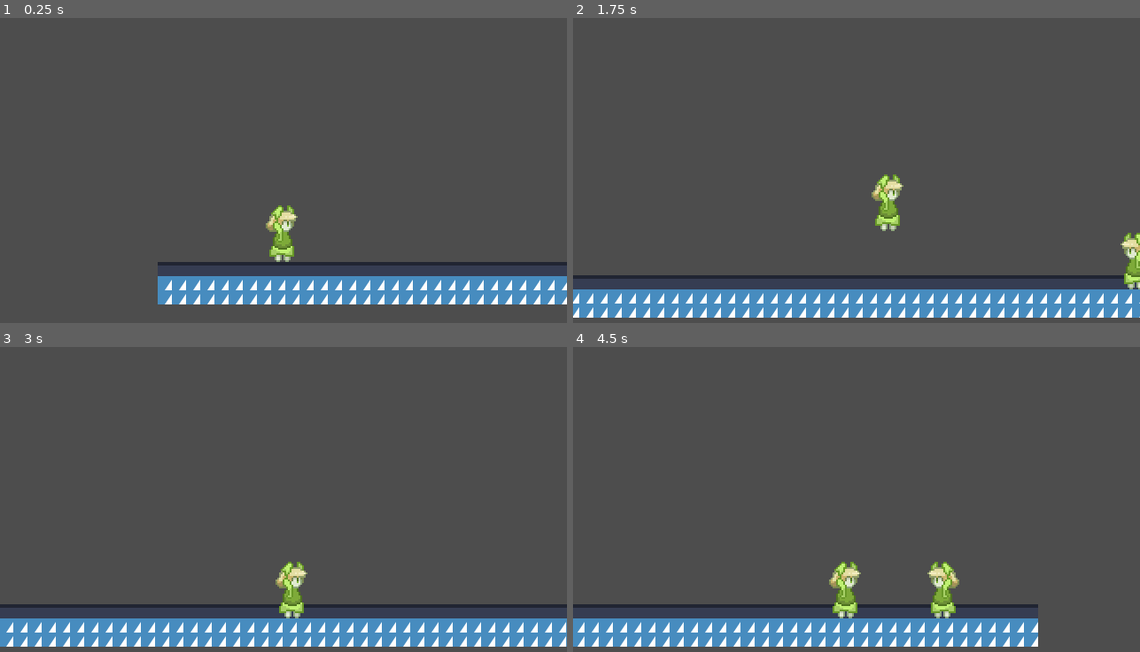
Above: before the commit, frames 1-4 (two rows, left to right).
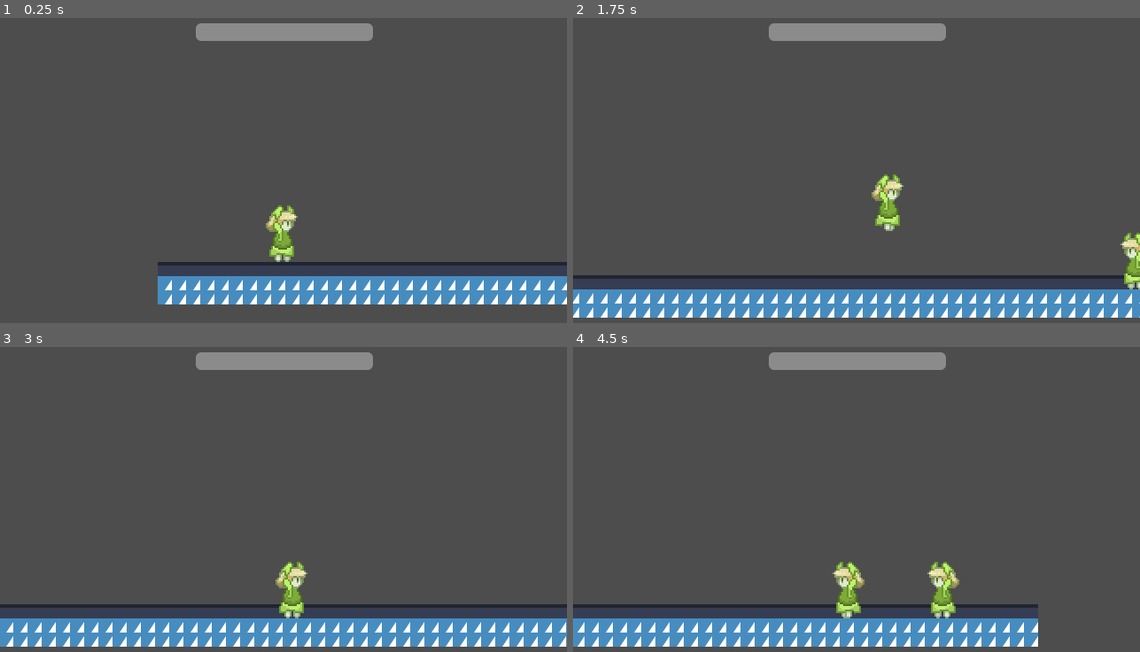
Above: after the commit, the same moments.

Repository: smoll24/Buzzworthy
Game: Godot game, scene res://scenes/levels/Test_Scene.tscn
Two runs of this game, one before a commit and one after it. Both use one fixed random seed, a clock stepped at 60 frames per second and the inputs below. The engine's default icon, where the game draws it, is replaced by a stand-in: a white triangle on a blue panel in a dark square.
Inputs:
- Up to frame 1 (0.25 s): no input
- Up to frame 2 (1.75 s): tap Enter (ui_accept) at 0.5, 0.77, 1.52 s; hold Right (ui_right) from 0.53 s (still down)
- Up to frame 3 (3 s): release Right (ui_right) at 2.03 s; hold Left (ui_left) 2.03-2.78 s; hold Right (ui_right) from 2.78 s (still down)
- Up to frame 4 (4.5 s): tap Enter (ui_accept) at 3.02, 3.77 s; release Right (ui_right) at 4.28 s; hold Left (ui_left) from 4.28 s (still down)

The runs differ from the first frame. In frame 1, 1.8% of the frame differs, in the area x 34-66%, y 1-8%; in frame 2, 1.8%; in frame 3, 1.8%; in frame 4, 2.4%, in the area x 34-66%, y 1-89%.

Commit message:
Added Globals and Healthbar to Overlay

Diff:
--- a/project.godot
+++ b/project.godot
@@ -14,6 +14,10 @@
 run/main_scene="res://scenes/levels/Test_Scene.tscn"
 config/features=PackedStringArray("4.3", "Forward Plus")
 config/icon="res://icon.svg"
+
+[autoload]
+
+Globals="*res://scripts/globals.gd"
 
 [dialogic]
 
--- a/scenes/characters/NPC_Test.tscn
+++ b/scenes/characters/NPC_Test.tscn
@@ -21,7 +21,7 @@
 [sub_resource type="RectangleShape2D" id="RectangleShape2D_kd6o3"]
 size = Vector2(28, 58)
 
-[node name="NpcTest" type="Area2D"]
+[node name="NpcTest" type="CharacterBody2D"]
 collision_layer = 4
 collision_mask = 7
 script = ExtResource("1_gb1rf")
--- a/scenes/characters/Player.tscn
+++ b/scenes/characters/Player.tscn
@@ -1,7 +1,21 @@
-[gd_scene load_steps=5 format=3 uid="uid://2jc4e4q5f0rc"]
+[gd_scene load_steps=10 format=3 uid="uid://2jc4e4q5f0rc"]
 
 [ext_resource type="Texture2D" uid="uid://bpqxbsnucghs" path="res://assets/characters/lunamoth.png" id="1_3wwe1"]
 [ext_resource type="Script" path="res://scripts/characters/player.gd" id="1_mkrog"]
+[ext_resource type="Texture2D" uid="uid://clgvru454n4wk" path="res://assets/characters/luna_walk2.png" id="3_4pxvq"]
+[ext_resource type="Texture2D" uid="uid://cwsmy0hxtnx36" path="res://assets/characters/luna_walk3.png" id="4_veekp"]
+
+[sub_resource type="AtlasTexture" id="AtlasTexture_syftv"]
+atlas = ExtResource("1_3wwe1")
+region = Rect2(0, 0, 32, 32)
+
+[sub_resource type="AtlasTexture" id="AtlasTexture_l4po6"]
+atlas = ExtResource("3_4pxvq")
+region = Rect2(0, 0, 32, 32)
+
+[sub_resource type="AtlasTexture" id="AtlasTexture_4mpa8"]
+atlas = ExtResource("4_veekp")
+region = Rect2(0, 0, 32, 32)
 
 [sub_resource type="SpriteFrames" id="SpriteFrames_n01n3"]
 animations = [{
@@ -11,6 +25,23 @@
 }],
 "loop": true,
 "name": &"default",
+"speed": 5.0
+}, {
+"frames": [{
+"duration": 1.0,
+"texture": SubResource("AtlasTexture_syftv")
+}, {
+"duration": 1.0,
+"texture": SubResource("AtlasTexture_l4po6")
+}, {
+"duration": 1.0,
+"texture": SubResource("AtlasTexture_4mpa8")
+}, {
+"duration": 1.0,
+"texture": SubResource("AtlasTexture_l4po6")
+}],
+"loop": true,
+"name": &"walk",
 "speed": 5.0
 }]
 
@@ -23,6 +54,7 @@
 
 [node name="AnimatedSprite2D" type="AnimatedSprite2D" parent="."]
 sprite_frames = SubResource("SpriteFrames_n01n3")
+animation = &"walk"
 
 [node name="CollisionShape2D" type="CollisionShape2D" parent="."]
 position = Vector2(-1, 0)
--- a/scenes/levels/Overlay.tscn
+++ /dev/null
@@ -1,3 +0,0 @@
-[gd_scene format=3 uid="uid://cuka1chubvkbq"]
-
-[node name="Overlay" type="Node2D"]
--- a/scenes/levels/Test_Scene.tscn
+++ b/scenes/levels/Test_Scene.tscn
@@ -1,9 +1,10 @@
-[gd_scene load_steps=7 format=4 uid="uid://dkjdwfhfs38d4"]
+[gd_scene load_steps=8 format=4 uid="uid://dkjdwfhfs38d4"]
 
 [ext_resource type="Texture2D" uid="uid://dd0vcq81oph13" path="res://icon.svg" id="1_1okjv"]
 [ext_resource type="Script" path="res://scripts/levels/test_scene.gd" id="1_gyqdb"]
 [ext_resource type="PackedScene" uid="uid://2jc4e4q5f0rc" path="res://scenes/characters/Player.tscn" id="2_phqok"]
 [ext_resource type="PackedScene" uid="uid://c8qtmicicbaw2" path="res://scenes/characters/NPC_Test.tscn" id="3_i8arx"]
+[ext_resource type="PackedScene" uid="uid://cuka1chubvkbq" path="res://scenes/ui/Overlay.tscn" id="5_j26ut"]
 
 [sub_resource type="TileSetAtlasSource" id="TileSetAtlasSource_7pf6h"]
 texture = ExtResource("1_1okjv")
@@ -157,6 +158,7 @@
 collision_mask = 6
 
 [node name="NpcTest" parent="." instance=ExtResource("3_i8arx")]
-position = Vector2(564, 296)
+position = Vector2(564, 273)
 scale = Vector2(-1, 1)
-collision_mask = 1
+
+[node name="Overlay" parent="." instance=ExtResource("5_j26ut")]
--- /dev/null
+++ b/scenes/ui/Overlay.tscn
@@ -0,0 +1,31 @@
+[gd_scene load_steps=2 format=3 uid="uid://cuka1chubvkbq"]
+
+[ext_resource type="Script" path="res://scripts/ui/overlay.gd" id="1_v82of"]
+
+[node name="Overlay" type="CanvasLayer"]
+script = ExtResource("1_v82of")
+metadata/_edit_use_anchors_ = true
+
+[node name="VBoxContainer" type="VBoxContainer" parent="."]
+anchors_preset = -1
+anchor_left = 0.019
+anchor_top = 0.028
+anchor_right = 0.987
+anchor_bottom = 0.981
+offset_left = -0.160001
+offset_top = -0.0799999
+offset_right = 0.319946
+offset_bottom = -0.160034
+grow_horizontal = 2
+grow_vertical = 2
+
+[node name="HBoxContainer" type="HBoxContainer" parent="VBoxContainer"]
+layout_mode = 2
+alignment = 1
+
+[node name="ProgressBar" type="ProgressBar" parent="VBoxContainer/HBoxContainer"]
+custom_minimum_size = Vector2(200, 20)
+layout_mode = 2
+max_value = 10.0
+value = 5.0
+show_percentage = false
--- a/scripts/characters/npc_test.gd
+++ b/scripts/characters/npc_test.gd
@@ -1,12 +1,11 @@
-extends Area2D
+extends CharacterBody2D
 
-var dialog_num = 0;
+const SPEED = 200.0
+const JUMP_VELOCITY = -400.0
 
-# Called when the node enters the scene tree for the first time.
-func _ready() -> void:
-	pass # Replace with function body.
+func _physics_process(delta: float) -> void:
+	# Add the gravity.
+	if not is_on_floor():
+		velocity += get_gravity() * delta
 
-
-# Called every frame. 'delta' is the elapsed time since the previous frame.
-func _process(delta: float) -> void:
-	pass
+	move_and_slide()
--- a/scripts/characters/player.gd
+++ b/scripts/characters/player.gd
@@ -3,6 +3,8 @@
 
 const SPEED = 200.0
 const JUMP_VELOCITY = -400.0
+var is_facing_right
+var is_facing_left
 
 func _physics_process(delta: float) -> void:
 	# Add the gravity.
@@ -16,9 +18,24 @@
 	# Get the input direction and handle the movement/deceleration.
 	# As good practice, you should replace UI actions with custom gameplay actions.
 	var direction := Input.get_axis("ui_left", "ui_right")
+	print(direction)
 	if direction:
 		velocity.x = direction * SPEED
+		$AnimatedSprite2D.animation = "walk"
+		$AnimatedSprite2D.play()
 	else:
 		velocity.x = move_toward(velocity.x, 0, SPEED)
+		$AnimatedSprite2D.animation = "default"
+
+	#Chaning Sprite Direction
+	if Input.is_action_pressed("ui_left"):
+		if not is_facing_right:
+			is_facing_right = true
+			scale.x = -abs(scale.x)
+
+	if Input.is_action_pressed("ui_right"):
+		if is_facing_right:
+			is_facing_right = false
+			scale.x = -abs(scale.x)
 
 	move_and_slide()
--- /dev/null
+++ b/scripts/globals.gd
@@ -0,0 +1,5 @@
+extends Node
+
+var level = 0
+var max_health = 10
+var current_health = max_health
--- /dev/null
+++ b/scripts/ui/overlay.gd
@@ -0,0 +1,13 @@
+extends CanvasLayer
+
+
+@onready var healthbar = $VBoxContainer/HBoxContainer/ProgressBar
+
+# Called when the node enters the scene tree for the first time.
+func _ready() -> void:
+	pass # Replace with function body.
+
+
+# Called every frame. 'delta' is the elapsed time since the previous frame.
+func _process(delta: float) -> void:
+	healthbar.value = Globals.get("current_health")
Binary file added: assets/characters/luna_walk2.png
Not shown, added: assets/characters/luna_walk2.png.import
Binary file added: assets/characters/luna_walk3.png
Not shown, added: assets/characters/luna_walk3.png.import
Binary file added: assets/characters/luna_walk4.png
Not shown, added: assets/characters/luna_walk4.png.import
Renamed: scenes/levels/Inventory.tscn -> scenes/ui/Inventory.tscn
Renamed: scenes/levels/Menu_Picker.tscn -> scenes/ui/Menu_Picker.tscn
Renamed: scenes/levels/Settings.tscn -> scenes/ui/Settings.tscn
Not shown, added: scenes/ui/Ove2276.tmp
